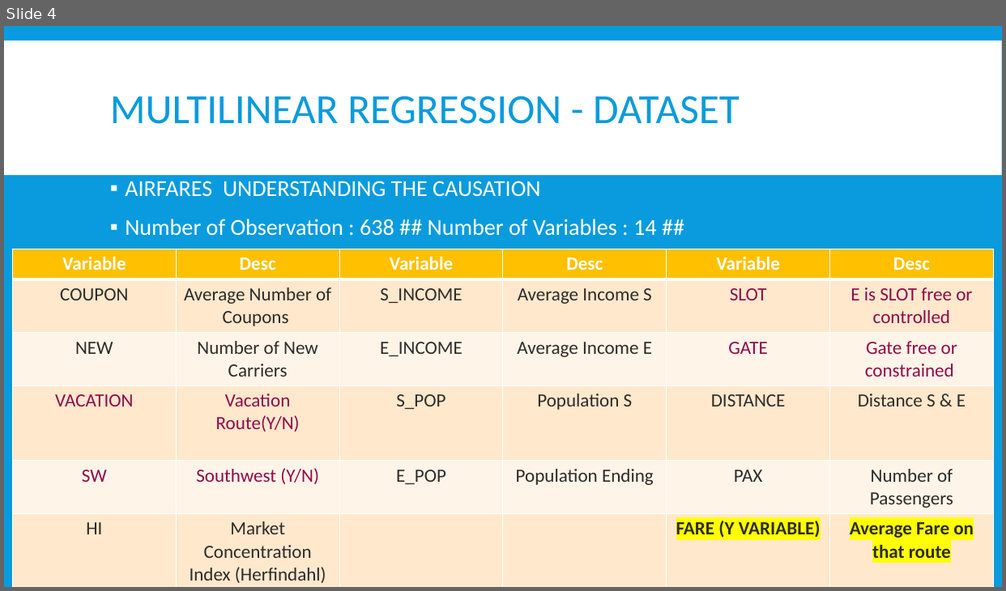
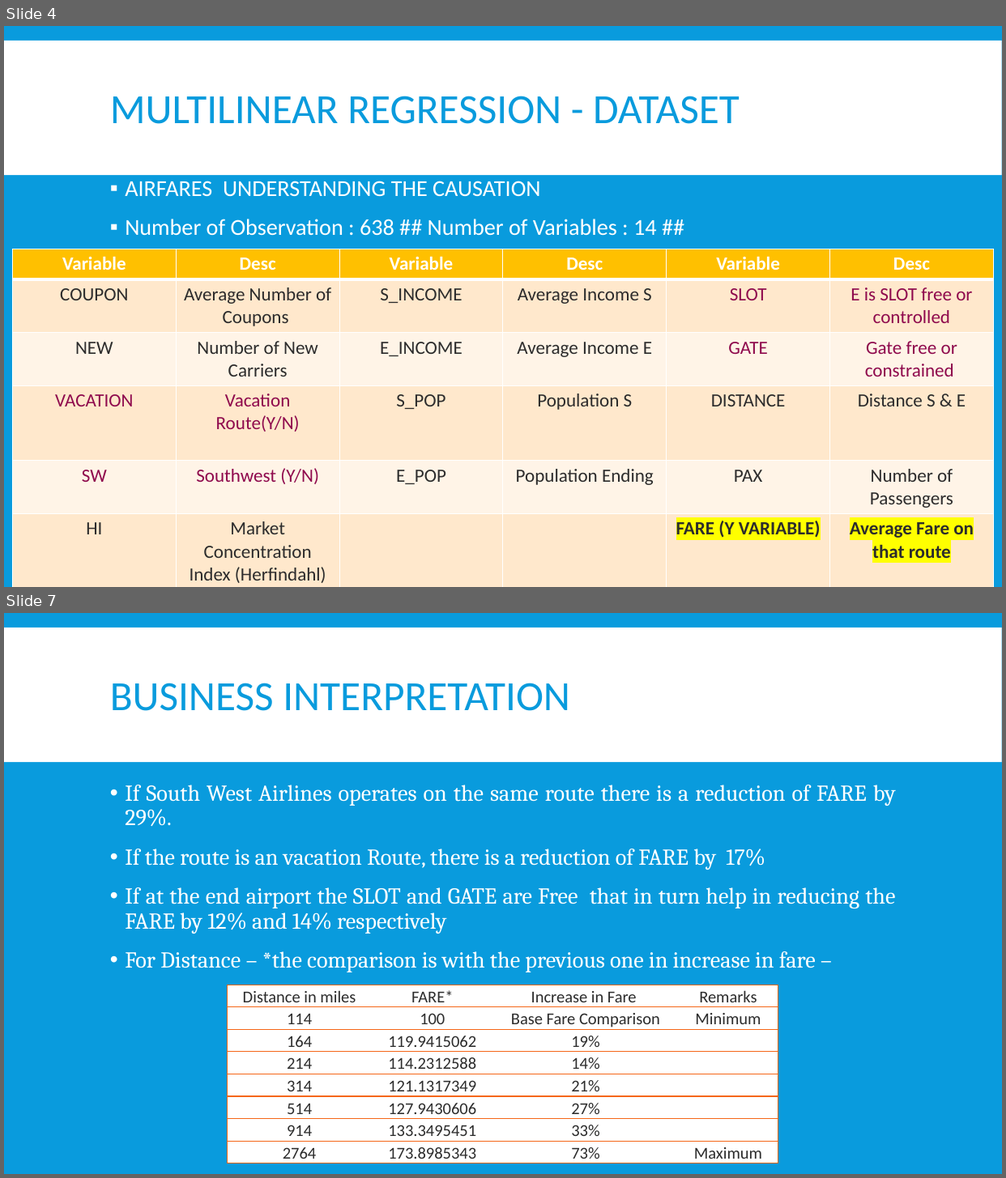
Before and after one commit to asuryam/ISB-Tutorials, a slide deck: ISB_SA2_Tutorials.pptx. Shown one above the other, each under a label of ours: slide 4 before the commit, slides 4 and 7 after it; the slides between them are not shown. The pictures are 1006x591 and 1006x1178 pixels, drawn with LibreOffice and Linux fonts; fonts in the diff are those of the drawing. Boxes give left, top, right and bottom in pixels: in the first picture for what was removed or moved away, otherwise in the second. Text is boxed around its words. In the diff, an @@ line names an element or a change of style, - is before the commit and + after.

```diff
--- a/ISB_SA2_Tutorials.pptx
+++ b/ISB_SA2_Tutorials.pptx
@@ slide 7 added at bbox=[4, 613, 1002, 1174], background #099BDD; not listed: 1 template element that a slide beside it also shows @@
@@ title added at bbox=[110, 683, 570, 711], 40 pt, text #099BDD @@
+BUSINESS INTERPRETATION
@@ text added at bbox=[125, 785, 896, 973], 22 pt, text #FFFFFF @@
+• If South West Airlines operates on the same route there is a reduction of FARE by 29%.
+• If the route is an vacation Route, there is a reduction of FARE by 17%
+• If at the end airport the SLOT and GATE are Free that in turn help in reducing the FARE by 12% and 14% respectively
+• For Distance – *the comparison is with the previous one in increase in fare –
@@ table added at bbox=[227, 985, 778, 1167], 8 rows, 4 columns @@
+Distance in miles | FARE* | Increase in Fare | Remarks
+114 | 100 | Base Fare Comparison | Minimum
+164 | 119.9415062 | 19% | 
+214 | 114.2312588 | 14% | 
+314 | 121.1317349 | 21% | 
+514 | 127.9430606 | 27% | 
+914 | 133.3495451 | 33% | 
+2764 | 173.8985343 | 73% | Maximum
```
Also in this commit, not shown: 2 other slides added, 1 other file.
